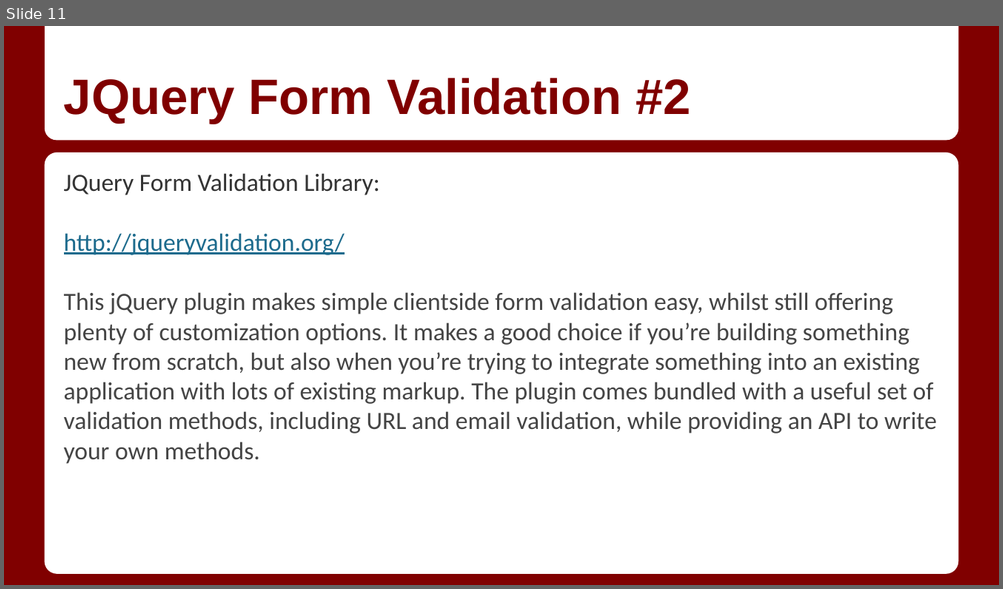
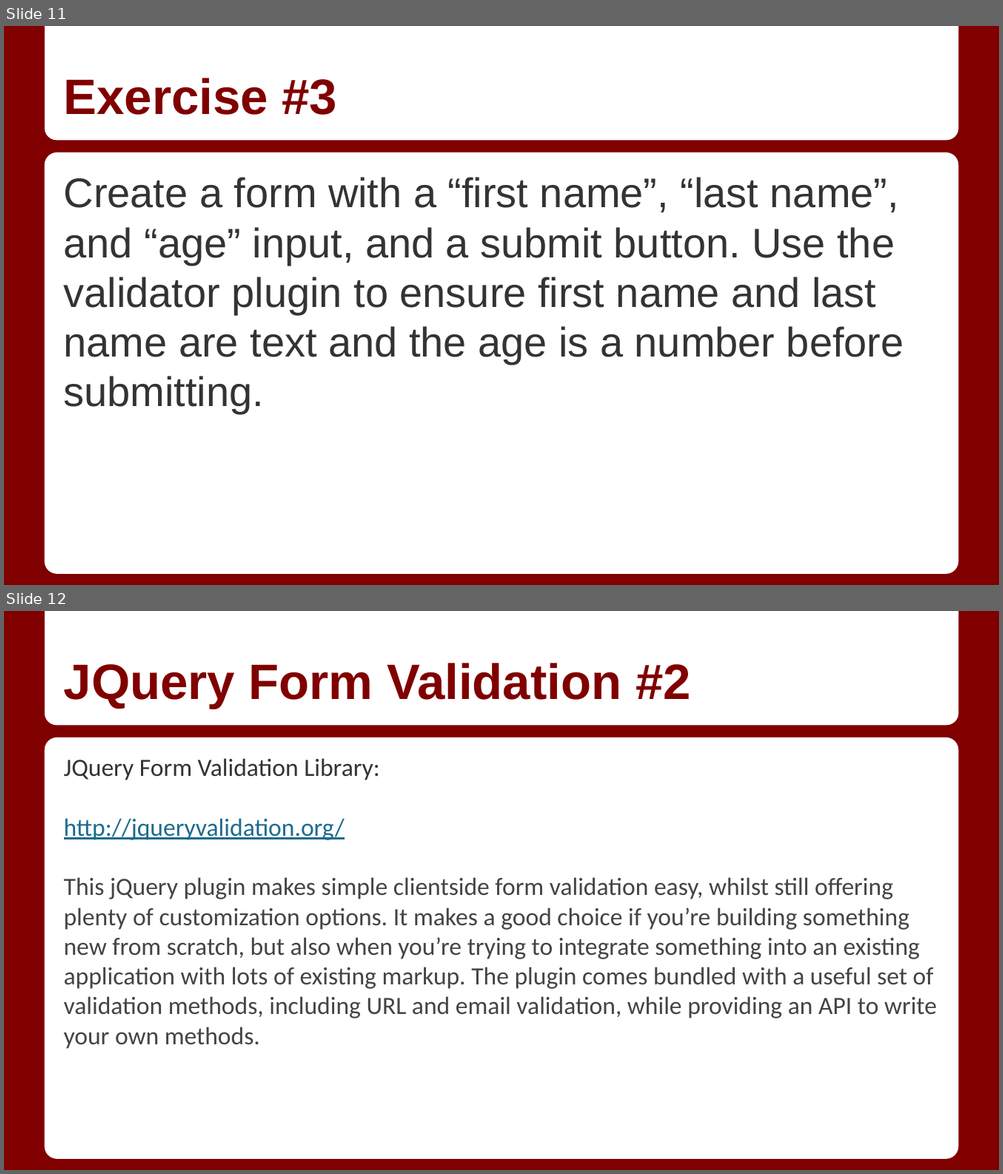
Before and after one commit to ecroen137/CE-5440-SUMMER-2015, a slide deck: presentations/class-4/Class 4.1_ JQuery Plug-Ins.pptx. Shown one above the other, each under a label of ours: slide 11 before the commit, slides 11 and 12 after it. The pictures are 1003x589 and 1003x1174 pixels, drawn with LibreOffice and Linux fonts; fonts in the diff are those of the drawing. Boxes give left, top, right and bottom in pixels: in the first picture for what was removed or moved away, otherwise in the second. Text is boxed around its words. In the diff, an @@ line names an element or a change of style, - is before the commit and + after.

Commit message:
validator

```diff
--- a/presentations/class-4/Class 4.1_ JQuery Plug-Ins.pptx
+++ b/presentations/class-4/Class 4.1_ JQuery Plug-Ins.pptx
@@ slide 11 added at box(4, 26, 999, 585), background #800000; not listed: 2 template elements that a slide beside it also shows @@
@@ title added at box(64, 78, 338, 115), 36 pt, text #800000, bold @@
+Exercise #3
@@ text added at box(64, 177, 904, 414), 30 pt, text #333333 @@
+Create a form with a “first name”, “last name”, and “age” input, and a submit button. Use the validator plugin to ensure first name and last name are text and the age is a number before submitting.
@@ what was slide 11 is now slide 12 @@
```
